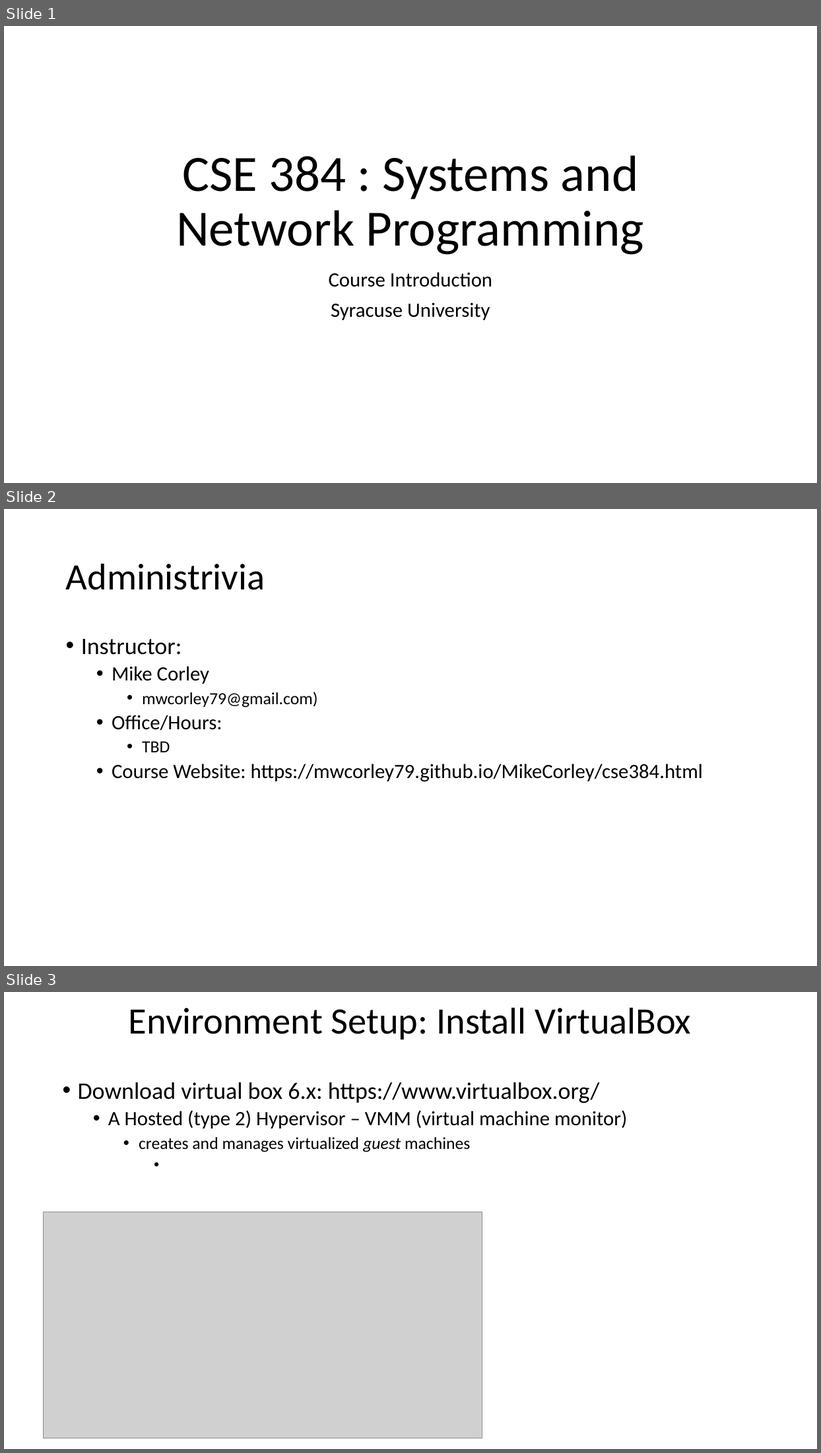
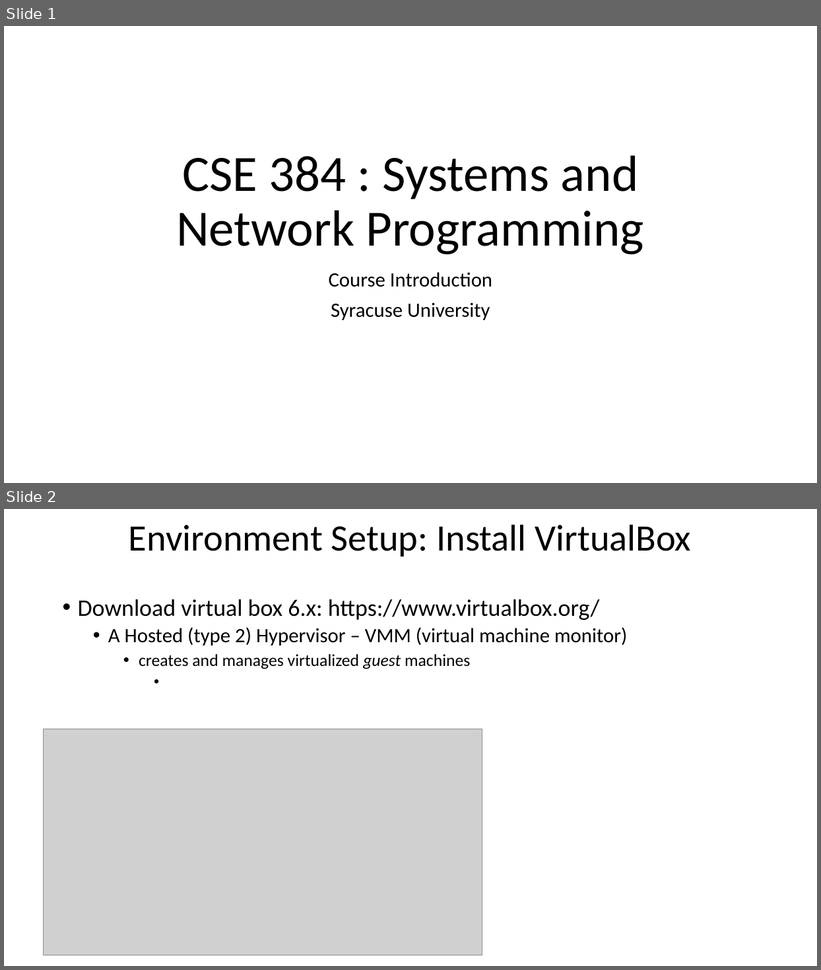
Before and after one commit to mwcorley79/MikeCorley, a slide deck: presentations/CSE384.ppt. Shown one above the other, each under a label of ours: slides 1, 2 and 3 before the commit, slides 1 and 2 after it. The pictures are 821x1453 and 821x970 pixels, drawn with LibreOffice and Linux fonts; fonts in the diff are those of the drawing; grey boxes stand for pictures. Boxes give left, top, right and bottom in pixels: in the first picture for what was removed or moved away, otherwise in the second. Text is boxed around its words. In the diff, an @@ line names an element or a change of style, - is before the commit and + after.

Commit message:
lecture 2 update

```diff
--- a/presentations/CSE384.ppt
+++ b/presentations/CSE384.ppt
@@ slide 2 removed at (4, 509, 817, 966), background #FFFFFF @@
@@ title removed at (66, 563, 265, 590) @@
-Administrivia
@@ text removed at (81, 639, 703, 782) @@
-• Instructor:
-  • Mike Corley
-    • mwcorley79@gmail.com)
-  • Office/Hours:
-    • TBD
-  • Course Website: https://mwcorley79.github.io/MikeCorley/cse384.html
@@ what was slide 3 is now slide 2 @@
```
Also in this commit, not shown: 1 slide added, 2 other slides removed, 6 other files.
